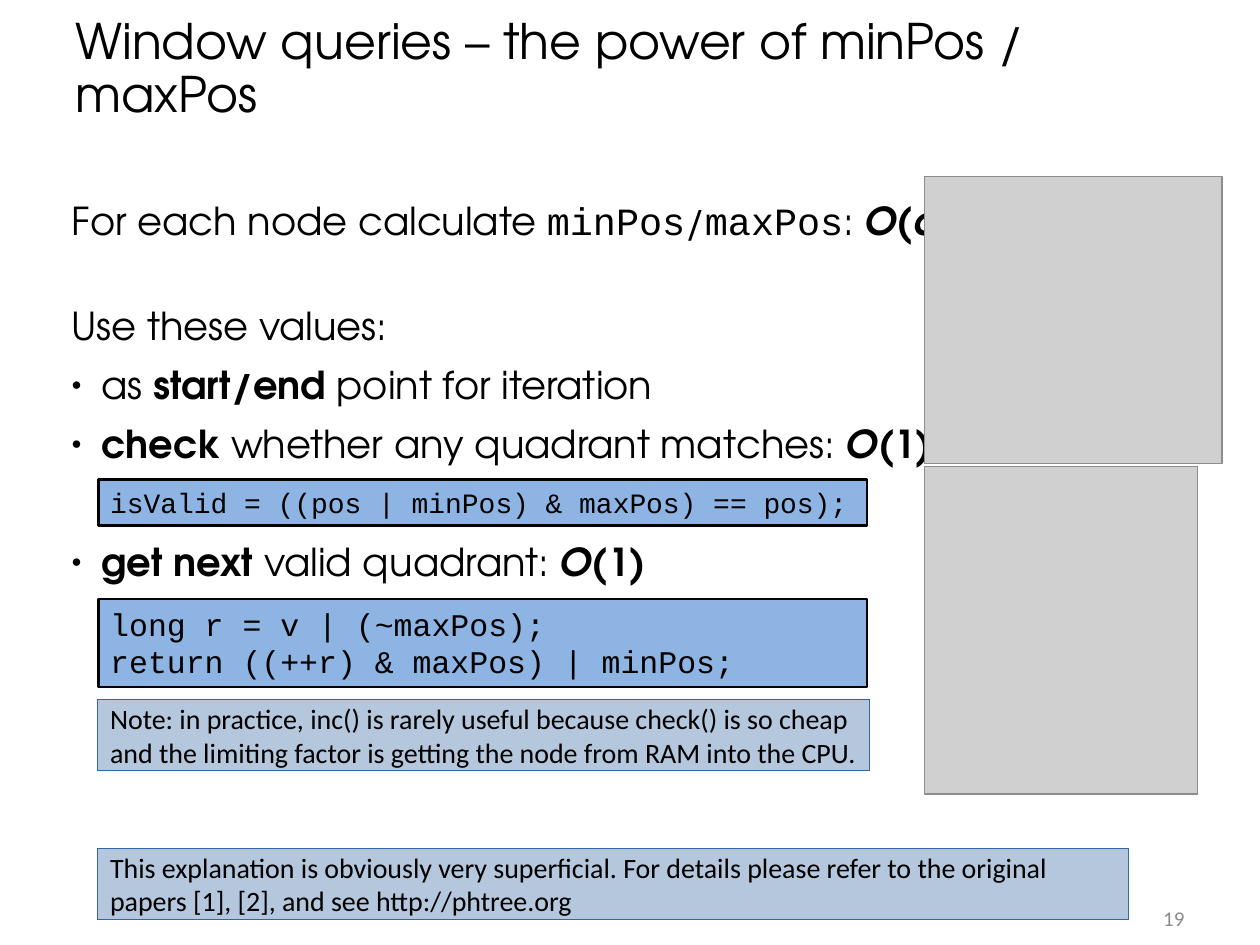
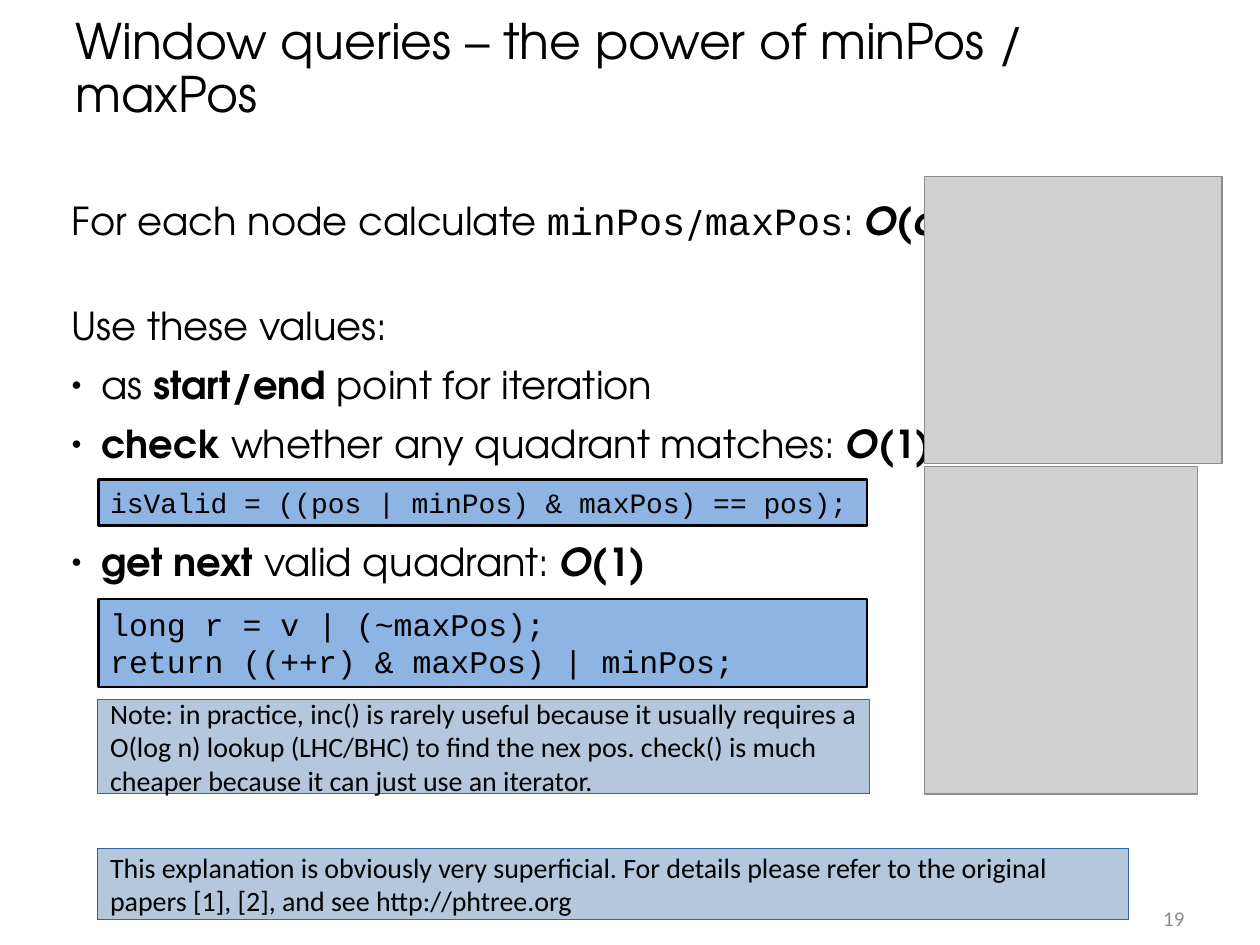
Before and after one commit to tzaeschke/phtree-site, a slide deck: slide 19 of originals/PH-tree-presentation-2018.odp. Drawn at 1260x945 pixels with LibreOffice and Linux fonts; fonts in the diff are those of the drawing; grey boxes stand for pictures. Boxes give left, top, right and bottom in pixels: in the first picture for what was removed or moved away, otherwise in the second. Text is boxed around its words. In the diff, an @@ line names an element or a change of style, - is before the commit and + after.

```diff
--- a/originals/PH-tree-presentation-2018.odp
+++ b/originals/PH-tree-presentation-2018.odp
@@ rectangle "Note: in practice, inc() is ...": place and size @@
-rectangle "Note: in practice, inc() is ..." at [98, 699, 869, 771]
+rectangle "Note: in practice, inc() is ..." at [98, 699, 869, 794]
@@ text in rectangle at [110, 704, 855, 798]: text changed @@
-Note: in practice, inc() is rarely useful because check() is so cheap and the limiting factor is getting the node from RAM into the CPU.
+Note: in practice, inc() is rarely useful because it usually requires a O(log n) lookup (LHC/BHC) to find the nex pos. check() is much cheaper because it can just use an iterator.
```
Also in this commit, not shown: 3 other slides changed, 1 other file.
